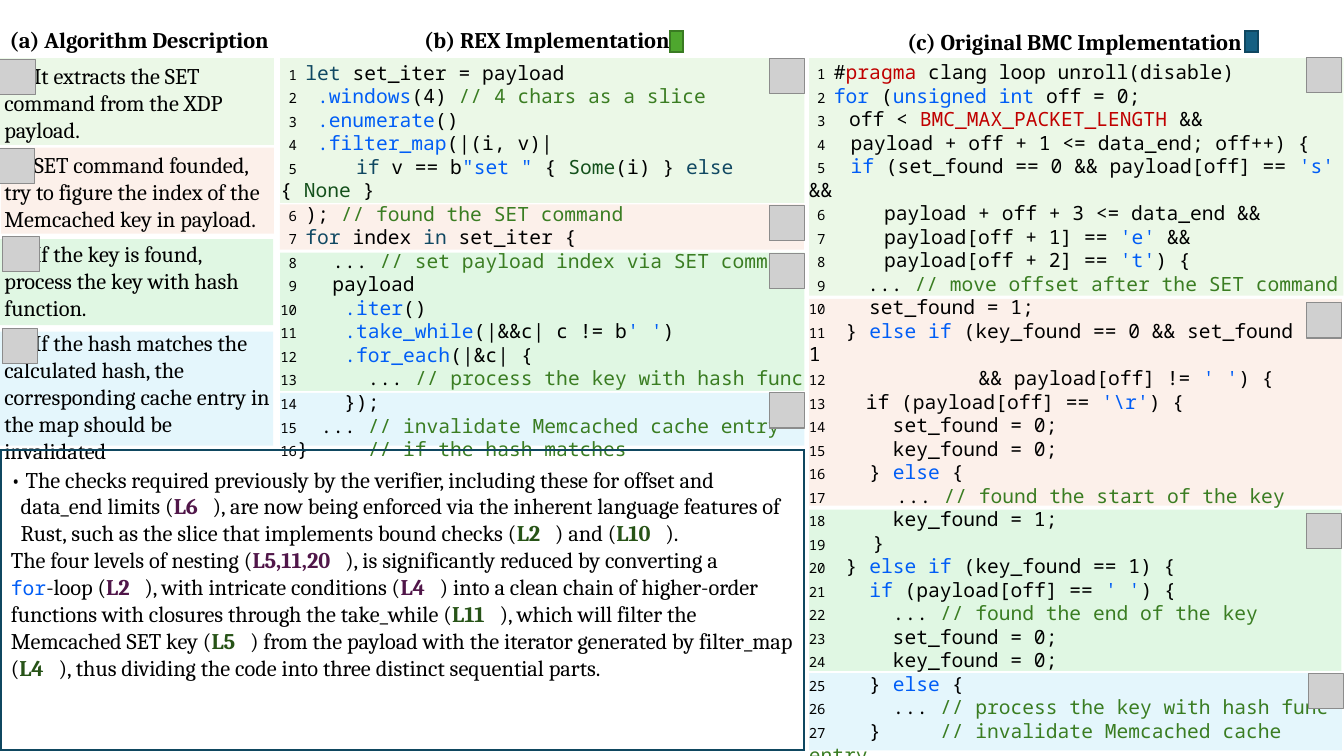
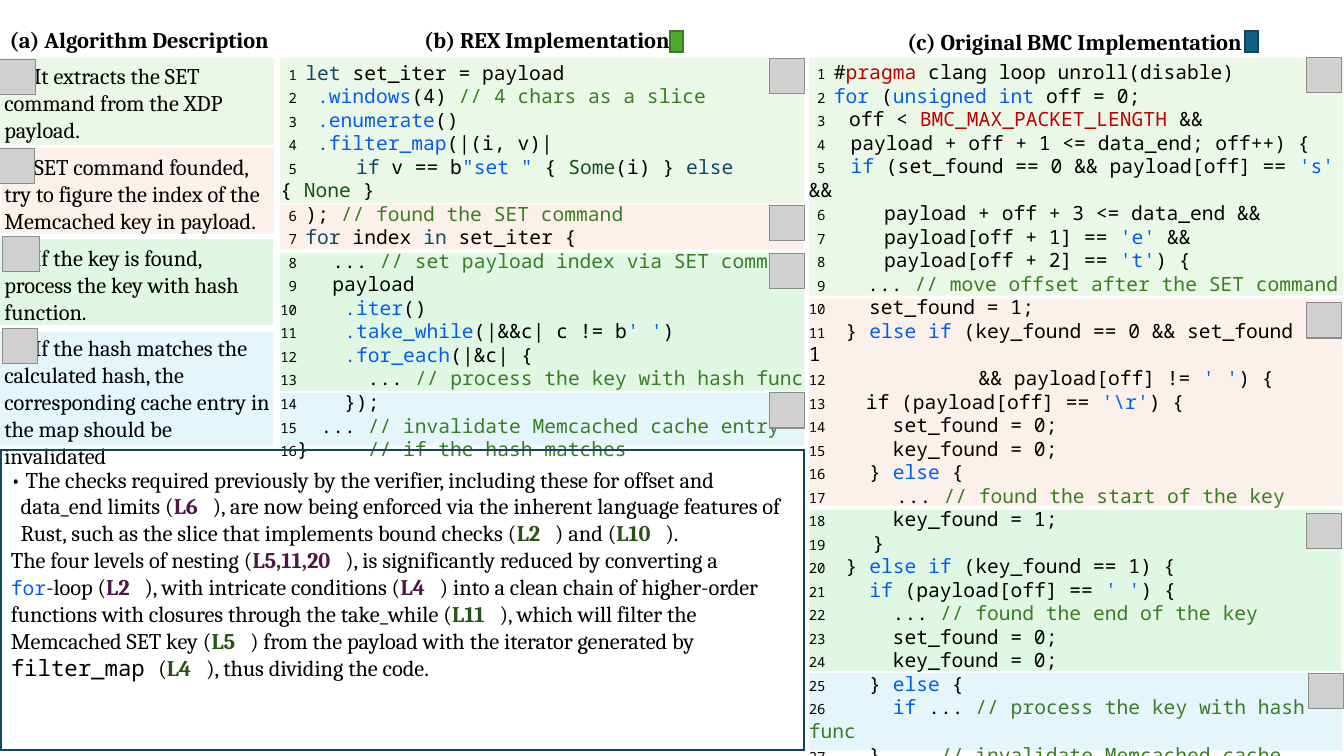
Before and after one commit to upgautamvt/publish-paper, a slide deck: slide 4 of figs/figs.pptx. Drawn at 1344x756 pixels with LibreOffice and Linux fonts; fonts in the diff are those of the drawing; grey boxes stand for pictures. Boxes give left, top, right and bottom in pixels: in the first picture for what was removed or moved away, otherwise in the second. Text is boxed around its words. In the diff, an @@ line names an element or a change of style, - is before the commit and + after.

```diff
--- a/figs/figs.pptx
+++ b/figs/figs.pptx
@@ text "It extracts the SET command ...": place and size @@
-text "It extracts the SET command ..." at bbox=[4, 152, 270, 460]
+text "It extracts the SET command ..." at bbox=[4, 154, 270, 465]
@@ text in rectangle at bbox=[11, 579, 759, 681]: text changed @@
-for-loop (L2 ), with intricate conditions (L4 ) into a clean chain of higher-order functions with closures through the take_while (L11 ), which will filter the Memcached SET key (L5 ) from the payload with the iterator generated by filter_map (L4 ), thus dividing the code into three distinct sequential parts.
+for-loop (L2 ), with intricate conditions (L4 ) into a clean chain of higher-order functions with closures through the take_while (L11 ), which will filter the Memcached SET key (L5 ) from the payload with the iterator generated by filter_map (L4 ), thus dividing the code.
@@ text at bbox=[809, 699, 1305, 739]: text changed @@
-26 ... // process the key with hash func
+26 if ... // process the key with hash func
```
Also in this commit, not shown: 4 other slides changed, 1 slide added, 2 other files.
